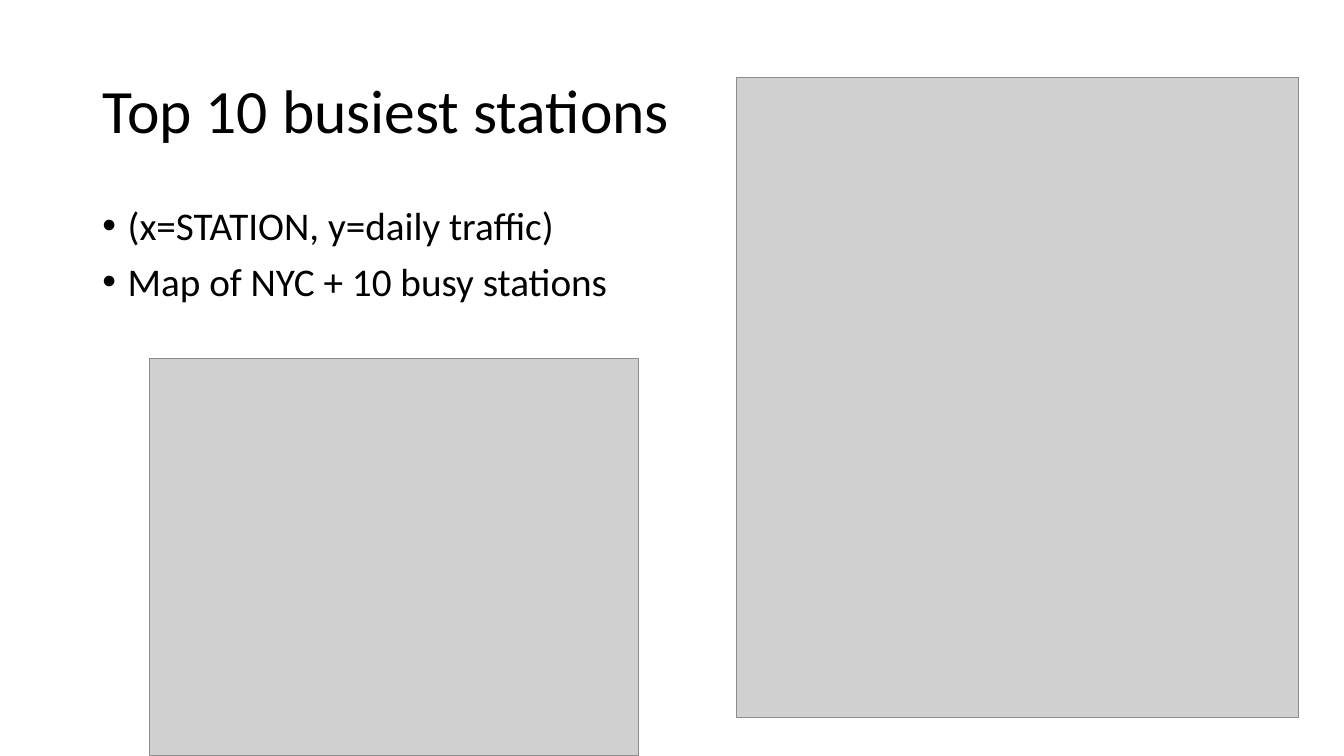
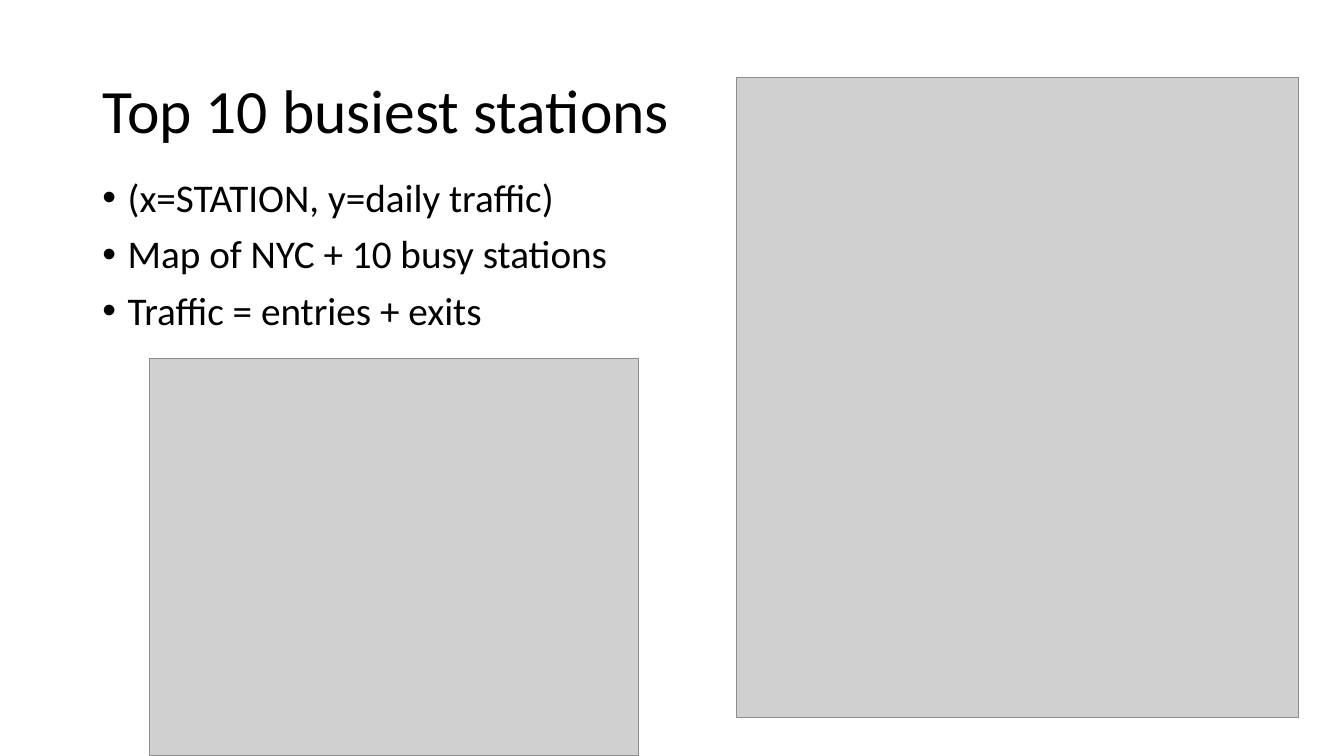
Before and after one commit to abarela13/onl_ds5_project_1, a slide deck: slide 5 of project_1.pptx (slide 4 before the commit). Drawn at 1344x756 pixels with LibreOffice and Linux fonts; fonts in the diff are those of the drawing; grey boxes stand for pictures. Boxes give left, top, right and bottom in pixels: in the first picture for what was removed or moved away, otherwise in the second. Text is boxed around its words. In the diff, an @@ line names an element or a change of style, - is before the commit and + after.

```diff
--- a/project_1.pptx
+++ b/project_1.pptx
@@ text "(x=STATION, y=daily traffic)": place and size @@
-text "(x=STATION, y=daily traffic)" at (128,211,607,303)
+text "(x=STATION, y=daily traffic)" at (128,183,607,326)
@@ text at (128,298,481,326): paragraph added @@
+• Traffic = entries + exits
```
Also in this commit, not shown: 2 other slides changed, 1 slide added.
